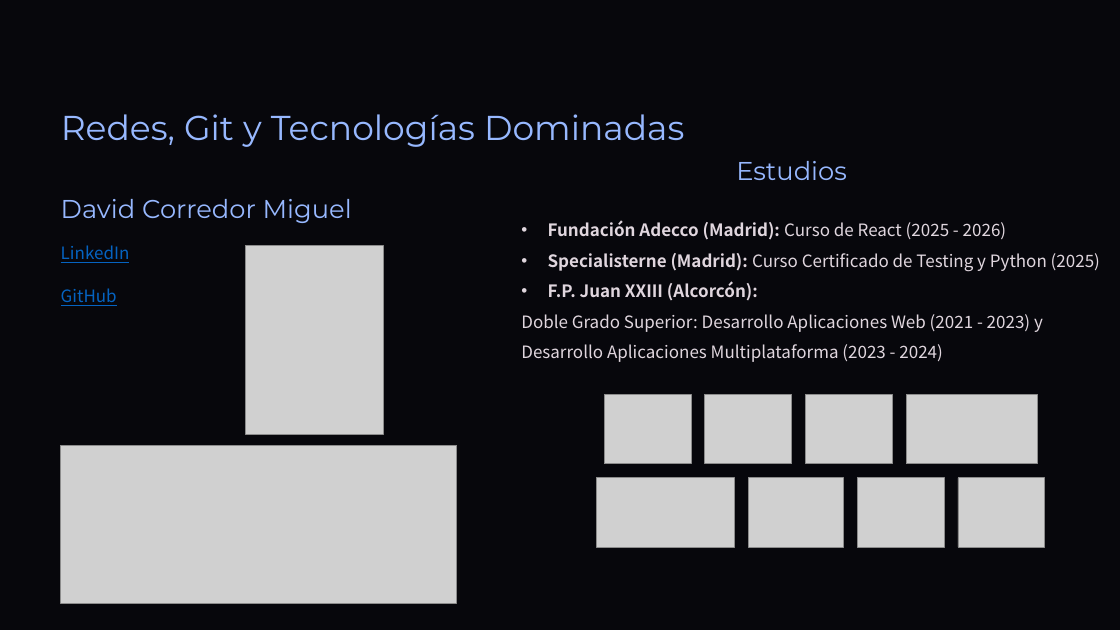
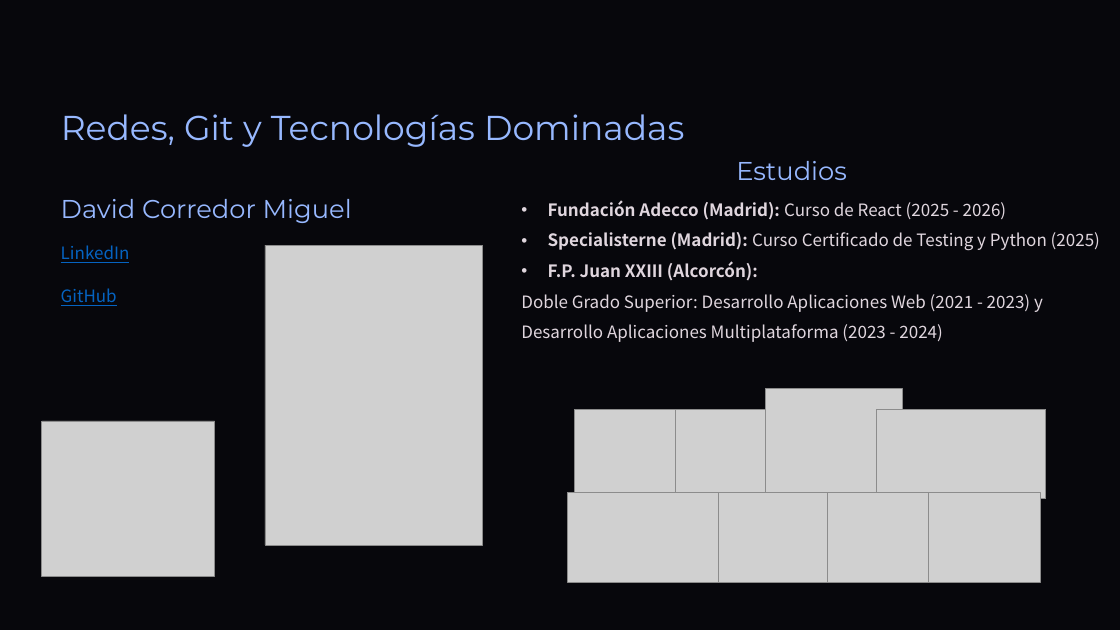
Before and after one commit to DavidCorredorMiguel/proyectogrupo2, a slide deck: slide 3 of Tech-and-Learn-Innovacion-y-Aprendizaje-en-E-commerce (1).pptx. Drawn at 1120x630 pixels with LibreOffice and Linux fonts; fonts in the diff are those of the drawing; grey boxes stand for pictures; background and template pictures are left out. Boxes give left, top, right and bottom in pixels: in the first picture for what was removed or moved away, otherwise in the second. Text is boxed around its words. In the diff, an @@ line names an element or a change of style, - is before the commit and + after.

```diff
--- a/Tech-and-Learn-Innovacion-y-Aprendizaje-en-E-commerce (1).pptx
+++ b/Tech-and-Learn-Innovacion-y-Aprendizaje-en-E-commerce (1).pptx
@@ text "Fundación Adecco (Madrid): Curso de ..." at (521,200,1100,342): vertical alignment middle to top @@
@@ picture: place and size @@
-picture at (246,245,383,435)
+picture at (265,245,482,545)
@@ picture: place and size @@
-picture at (806,395,892,464)
+picture at (765,388,902,498)
@@ picture: place and size @@
-picture at (604,395,691,464)
+picture at (575,409,687,498)
@@ picture: place and size @@
-picture at (705,395,792,464)
+picture at (676,409,788,498)
@@ picture: place and size @@
-picture at (906,395,1037,464)
+picture at (876,409,1046,498)
@@ picture added at (42,421,215,576) @@
@@ picture removed at (61,445,457,603) @@
@@ picture: place and size @@
-picture at (597,478,735,547)
+picture at (568,493,745,582)
@@ picture: place and size @@
-picture at (748,478,843,547)
+picture at (719,493,841,582)
@@ picture: place and size @@
-picture at (858,478,944,547)
+picture at (827,493,939,582)
@@ picture: place and size @@
-picture at (958,478,1044,547)
+picture at (928,493,1040,582)
```
Also in this commit, not shown: 11 other slides changed, 11 slides added, 11 other files.
